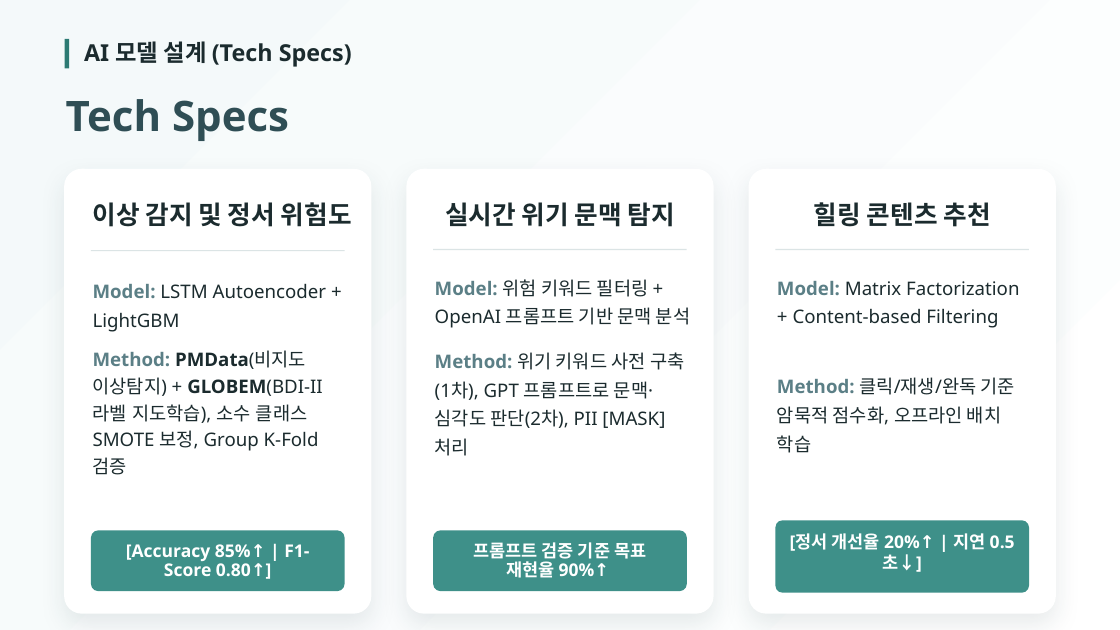
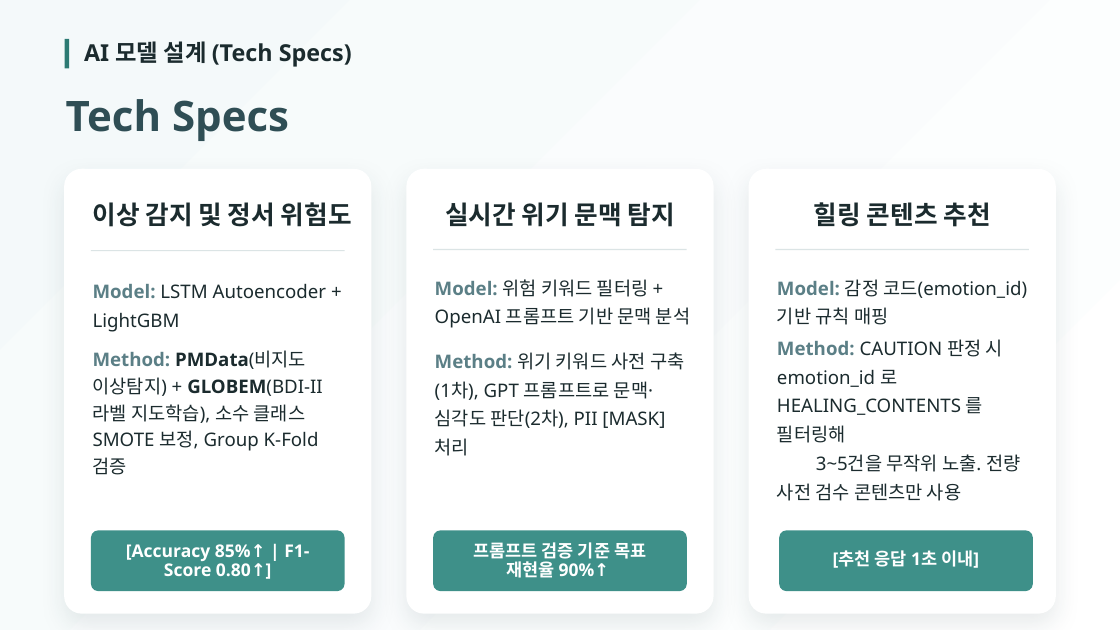
Before and after one commit to 2026-SMHRD-KDT-HealthCare-5/lisn, a slide deck: slide 10 of Documents/프로젝트_기획서_발표자료_귀기울임.pptx. Drawn at 1120x630 pixels with LibreOffice and Linux fonts; fonts in the diff are those of the drawing. Boxes give left, top, right and bottom in pixels: in the first picture for what was removed or moved away, otherwise in the second. Text is boxed around its words. In the diff, an @@ line names an element or a change of style, - is before the commit and + after.

```diff
--- a/Documents/프로젝트_기획서_발표자료_귀기울임.pptx
+++ b/Documents/프로젝트_기획서_발표자료_귀기울임.pptx
@@ text removed at box(777, 281, 1019, 328) @@
-Model: Matrix Factorization + Content-based Filtering
@@ text added at box(777, 279, 1027, 325), 24 pt, text #1B2B2E @@
+Model: 감정 코드(emotion_id) 기반 규칙 매핑
@@ text added at box(777, 339, 1020, 501), 24 pt, text #1B2B2E @@
+Method: CAUTION 판정 시 emotion_id 로 HEALING_CONTENTS 를 필터링해
+3~5건을 무작위 노출. 전량 사전 검수 콘텐츠만 사용
@@ text removed at box(777, 377, 1015, 453) @@
-Method: 클릭/재생/완독 기준 암묵적 점수화, 오프라인 배치 학습
@@ rounded rectangle: place and size @@
-rounded rectangle at box(776, 520, 1029, 592)
+rounded rectangle at box(780, 530, 1033, 591)
@@ rounded rectangle at box(780, 530, 1033, 591): proportions changed @@
@@ text added at box(833, 550, 979, 568), 22.5 pt, text #FFFFFF, bold @@
+[추천 응답 1초 이내]
```
Also in this commit, not shown: 7 other slides changed.
